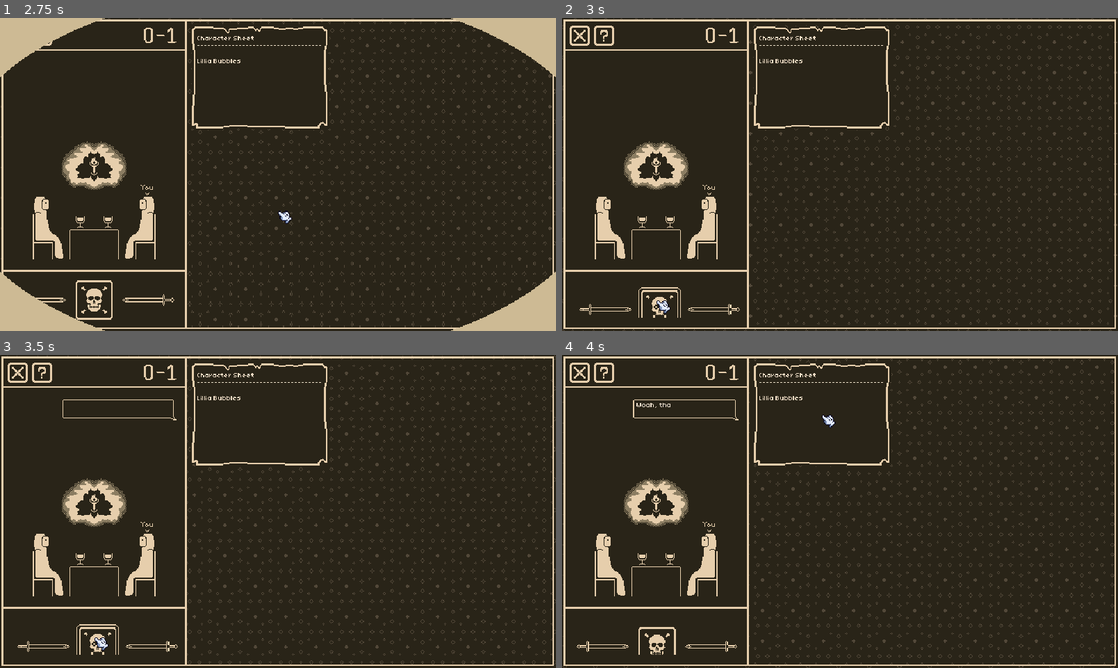
Above: before the commit, frames 1-4 (two rows, left to right).
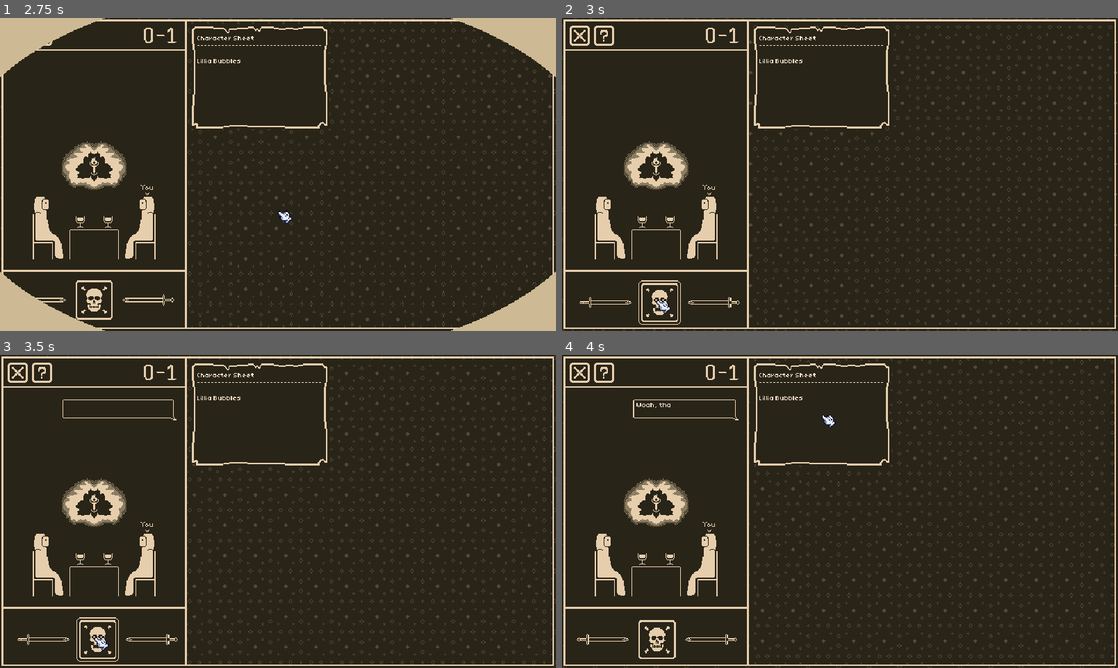
Above: after the commit, the same moments.

Repository: AdamRusv/poison-game
Game: Godot game, scene res://1_Scenes/0_Screens/title.tscn
The game is run twice, just before and just after one commit, with the same random seed, the same clock (stepped at 60 frames per second) and the same inputs.
Inputs (mouse positions are in pixels of both pictures, inside the frame that each line leads up to):
- Up to frame 1 (2.75 s): click (278, 212) at 0.5 s; click (278, 212) at 1.25 s; click (278, 212) at 2 s
- Up to frame 2 (3 s): click (656, 299) at 2.75 s
- Up to frame 3 (3.5 s): no input
- Up to frame 4 (4 s): click (823, 414) at 3.5 s

Frame 1 is identical in both runs. In frame 2, 0.5% of the frame differs, in the area x 3-32%, y 83-98%; in frame 3, 0.5%; in frame 4, 0.5%.

Commit message:
THINGIES

Diff:
--- a/1_Scenes/0_Screens/new art gameplay.tscn
+++ b/1_Scenes/0_Screens/new art gameplay.tscn
@@ -7,10 +7,7 @@
 [ext_resource type="Script" uid="uid://4xhbwaoygr14" path="res://2_Scripts/2_Independent/playmat manager.gd" id="3_miwci"]
 [ext_resource type="Texture2D" uid="uid://45euc58cfisf" path="res://0_Art/New_Art(Needs Sorting)/Footer Sprite.png" id="4_7yujx"]
 [ext_resource type="Texture2D" uid="uid://d2186g0fqpjl" path="res://0_Art/New_Art(Needs Sorting)/Header Sprite.png" id="4_40vfy"]
-[ext_resource type="Texture2D" uid="uid://o2u0bg7rmjeg" path="res://0_Art/New_Art(Needs Sorting)/Portrait_Background.png" id="5_sv52f"]
-[ext_resource type="Texture2D" uid="uid://bgs7wji7h15is" path="res://0_Art/New_Art(Needs Sorting)/Portrait_Midground.png" id="6_vpgj7"]
 [ext_resource type="Texture2D" uid="uid://btnen37gap7x0" path="res://0_Art/New_Art(Needs Sorting)/poisonGame-Screenshot.png" id="7_03xhq"]
-[ext_resource type="Texture2D" uid="uid://djf7k24188yma" path="res://0_Art/New_Art(Needs Sorting)/Portrait_Foreground.png" id="7_xesiu"]
 [ext_resource type="Texture2D" uid="uid://cemkxjrc7ks0p" path="res://0_Art/New_Art(Needs Sorting)/poison button-Sheet.png" id="8_03xhq"]
 [ext_resource type="Texture2D" uid="uid://cnujjxwui77dp" path="res://0_Art/New_Art(Needs Sorting)/Portrait_Background - New Color.png" id="8_m6j1m"]
 [ext_resource type="Script" uid="uid://dsk6k5x0e30hn" path="res://2_Scripts/2_Independent/poison manager.gd" id="9_50f8m"]
@@ -31,12 +28,9 @@
 [ext_resource type="Texture2D" uid="uid://btbkhfkp1pr81" path="res://0_Art/New_Art(Needs Sorting)/Atlas 2s-Sheet.png" id="29_xesiu"]
 [ext_resource type="Theme" uid="uid://bhvewryp1cmbt" path="res://6_Other/description font.tres" id="30_m6j1m"]
 
-[sub_resource type="CompressedTexture2D" id="CompressedTexture2D_w8sod"]
-load_path = "res://.godot/imported/poisonGame-PortraitAngled.png-fbbd62950710131a9302a256c0016ebd.ctex"
-
 [sub_resource type="AtlasTexture" id="AtlasTexture_03xhq"]
 atlas = ExtResource("8_03xhq")
-region = Rect2(0, 0, 206, 42)
+region = Rect2(0, 0, 206, 58)
 
 [sub_resource type="CompressedTexture2D" id="CompressedTexture2D_smu13"]
 load_path = "res://.godot/imported/Right Table Sprite.png-cf023f94765da7a3fb24887cc58f82e2.ctex"
@@ -1092,7 +1086,7 @@
 texture = ExtResource("4_40vfy")
 
 [node name="Portrait" type="MarginContainer" parent="Main Game/HBoxContainer/VBoxContainer" unique_id=1308443707]
-custom_minimum_size = Vector2(0, 270)
+custom_minimum_size = Vector2(0, 252)
 layout_mode = 2
 size_flags_vertical = 3
 
@@ -1107,42 +1101,24 @@
 patch_margin_right = 4
 patch_margin_bottom = 4
 
-[node name="PortraitTexture" type="TextureRect" parent="Main Game/HBoxContainer/VBoxContainer/Portrait" unique_id=975184245]
+[node name="Background - NC" type="TextureRect" parent="Main Game/HBoxContainer/VBoxContainer/Portrait" unique_id=1634258062]
 visible = false
-layout_mode = 2
-texture = SubResource("CompressedTexture2D_w8sod")
-
-[node name="Background" type="TextureRect" parent="Main Game/HBoxContainer/VBoxContainer/Portrait" unique_id=1260617087]
-visible = false
-layout_mode = 2
-offset_transform_enabled = true
-texture = ExtResource("5_sv52f")
-
-[node name="Midground" type="TextureRect" parent="Main Game/HBoxContainer/VBoxContainer/Portrait" unique_id=1955906150]
-visible = false
-layout_mode = 2
-texture = ExtResource("6_vpgj7")
-
-[node name="Foreground" type="TextureRect" parent="Main Game/HBoxContainer/VBoxContainer/Portrait" unique_id=1153960379]
-visible = false
-layout_mode = 2
-texture = ExtResource("7_xesiu")
-
-[node name="Background - NC" type="TextureRect" parent="Main Game/HBoxContainer/VBoxContainer/Portrait" unique_id=1634258062]
 layout_mode = 2
 offset_transform_enabled = true
 texture = ExtResource("8_m6j1m")
 
 [node name="Midground - NC" type="TextureRect" parent="Main Game/HBoxContainer/VBoxContainer/Portrait" unique_id=1146049973]
+visible = false
 layout_mode = 2
 texture = ExtResource("9_mnvto")
 
 [node name="Foreground - NC" type="TextureRect" parent="Main Game/HBoxContainer/VBoxContainer/Portrait" unique_id=81598618]
+visible = false
 layout_mode = 2
 texture = ExtResource("10_qxjdy")
 
 [node name="Footer" type="MarginContainer" parent="Main Game/HBoxContainer/VBoxContainer" unique_id=522748834]
-custom_minimum_size = Vector2(0, 42)
+custom_minimum_size = Vector2(0, 59)
 layout_mode = 2
 
 [node name="NinePatchRect" type="NinePatchRect" parent="Main Game/HBoxContainer/VBoxContainer/Footer" unique_id=1201418195]
@@ -1159,24 +1135,23 @@
 [node name="Footer Background" type="TextureRect" parent="Main Game/HBoxContainer/VBoxContainer/Footer" unique_id=398850699]
 layout_mode = 2
 texture = ExtResource("4_7yujx")
-
-[node name="Poison Texture" type="TextureRect" parent="Main Game/HBoxContainer/VBoxContainer/Footer/Footer Background" unique_id=1840736645 node_paths=PackedStringArray("gameplayManager", "poisonTexture", "poisonButton")]
-layout_mode = 0
-offset_right = 210.0
-offset_bottom = 46.0
+stretch_mode = 3
+
+[node name="Poison Texture" type="TextureRect" parent="Main Game/HBoxContainer/VBoxContainer/Footer" unique_id=1840736645 node_paths=PackedStringArray("gameplayManager", "poisonTexture", "poisonButton")]
+layout_mode = 2
 texture = SubResource("AtlasTexture_03xhq")
 stretch_mode = 3
 script = ExtResource("9_50f8m")
-gameplayManager = NodePath("../../../../../..")
+gameplayManager = NodePath("../../../../..")
 poisonTexture = NodePath(".")
 poisonButton = NodePath("poison button")
 
-[node name="poison button" type="Button" parent="Main Game/HBoxContainer/VBoxContainer/Footer/Footer Background/Poison Texture" unique_id=2059727328]
+[node name="poison button" type="Button" parent="Main Game/HBoxContainer/VBoxContainer/Footer/Poison Texture" unique_id=2059727328]
 layout_mode = 0
-offset_left = 86.0
-offset_top = 4.0
-offset_right = 120.0
-offset_bottom = 38.0
+offset_left = 88.0
+offset_top = 6.0
+offset_right = 122.0
+offset_bottom = 40.0
 focus_mode = 0
 flat = true
 
@@ -1253,8 +1228,13 @@
 anchors_preset = 15
 anchor_right = 1.0
 anchor_bottom = 1.0
-grow_horizontal = 2
-grow_vertical = 2
+offset_left = 5.0
+offset_top = 5.0
+offset_right = 5.0
+offset_bottom = 5.0
+grow_horizontal = 2
+grow_vertical = 2
+scale = Vector2(1.0840566, 1.004887)
 
 [node name="Section 2" type="Control" parent="Main Game/HBoxContainer/Playmat/Playmat Background Holder" unique_id=226183524]
 clip_contents = true
--- a/1_Scenes/1_Objects/atlas.tscn
+++ b/1_Scenes/1_Objects/atlas.tscn
@@ -161,7 +161,7 @@
 bbcode_enabled = true
 text = "- Humans are Honarble (3) and Confused
 
-- Wraiths are Holy?????????????
+- Wraiths are Holy
 
 - Devils who are Leaders can never be Sages
 
--- a/2_Scripts/2_Independent/poison manager.gd
+++ b/2_Scripts/2_Independent/poison manager.gd
@@ -12,9 +12,9 @@
 #const HOVERED_POISON : Rect2 = Rect2(209, 0, 209, 64)
 #const GRABBED_POISON : Rect2 = Rect2(418, 0, 209, 64)
 
-const NEUTRAL_POISON : Rect2 = Rect2(0, 0, 206, 42)
-const HOVERED_POISON : Rect2 = Rect2(206, 0, 206, 42)
-const GRABBED_POISON : Rect2 = Rect2(412, 0, 206, 42)
+const NEUTRAL_POISON : Rect2 = Rect2(0, 0, 206, 58)
+const HOVERED_POISON : Rect2 = Rect2(206, 0, 206, 58)
+const GRABBED_POISON : Rect2 = Rect2(412, 0, 206, 58)
 
 
 
Binary file changed: 0_Art/New_Art(Needs Sorting)/Footer Sprite.aseprite
Binary file changed: 0_Art/New_Art(Needs Sorting)/Footer Sprite.png
Binary file changed: 0_Art/New_Art(Needs Sorting)/poison button-Sheet.png
Binary file changed: 0_Art/New_Art(Needs Sorting)/poison button.aseprite
